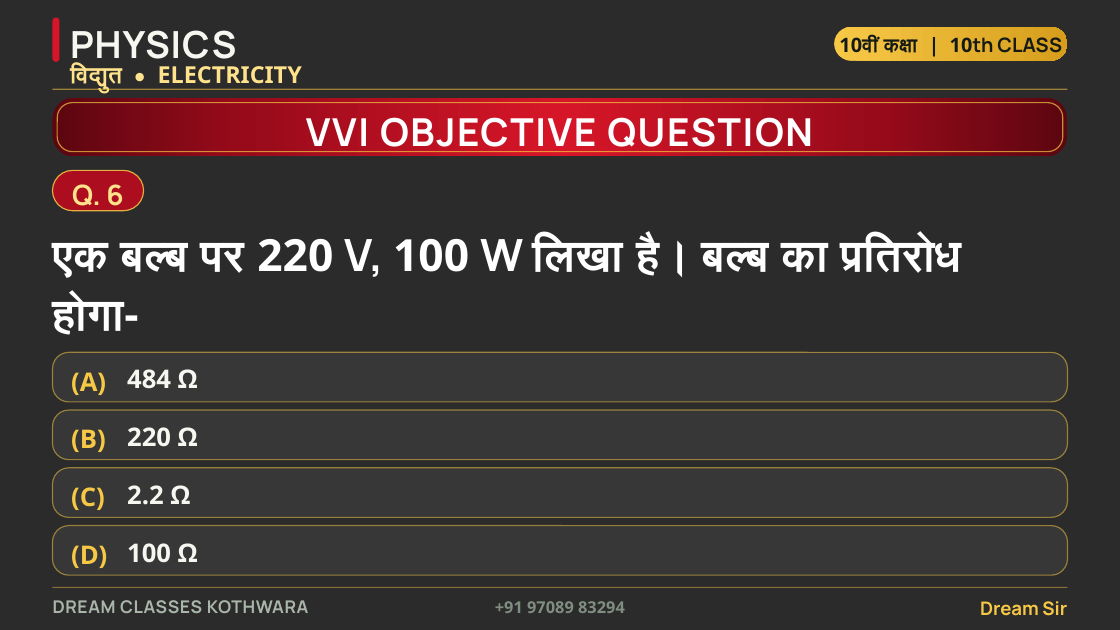
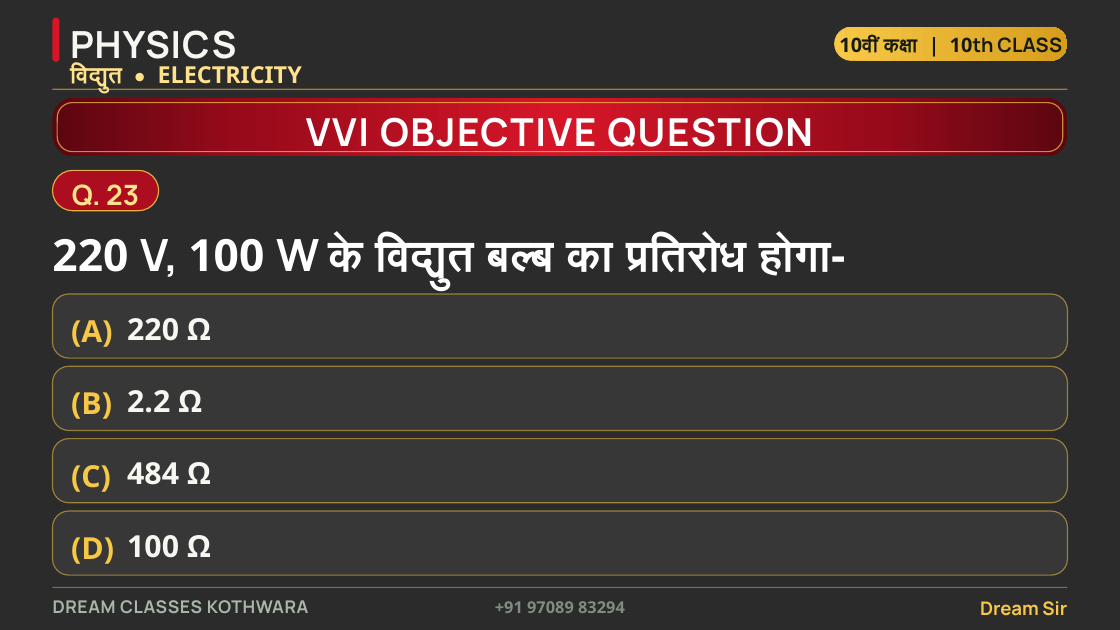
Before and after one commit to funnypawan/ppp, a slide deck: slide 25 of dream-classes-ppt/Dream_Classes_Kothwara_Physics_Ch4_Electricity_VVI_Objective.pptx (slide 8 before the commit). Drawn at 1120x630 pixels with LibreOffice and Linux fonts; fonts in the diff are those of the drawing; background and template pictures are left out; a plain dark background stands for a picture behind light text. Boxes give left, top, right and bottom in pixels: in the first picture for what was removed or moved away, otherwise in the second. Text is boxed around its words. In the diff, an @@ line names an element or a change of style, - is before the commit and + after.

Commit message:
Build Class 10 Physics Ch-4 (विद्युत) VVI objective deck: 32 questions, varied answer positions, answer-key variant, 35/39-slide PPTX

```diff
--- a/dream-classes-ppt/Dream_Classes_Kothwara_Physics_Ch4_Electricity_VVI_Objective.pptx
+++ b/dream-classes-ppt/Dream_Classes_Kothwara_Physics_Ch4_Electricity_VVI_Objective.pptx
@@ rounded rectangle: place and size @@
-rounded rectangle at (52, 171, 143, 211)
+rounded rectangle at (52, 171, 158, 211)
@@ text at (72, 184, 139, 212): text changed @@
-Q. 6
+Q. 23
@@ text at (52, 236, 845, 283): text changed @@
-एक बल्ब पर 220 V, 100 W लिखा है। बल्ब का प्रतिरोध
-होगा-
+220 V, 100 W के विद्युत बल्ब का प्रतिरोध होगा-
@@ proportions changed in 4 elements at (52, 511, 1067, 575), (52, 439, 1067, 502), (52, 366, 1067, 430), (52, 294, 1067, 358) @@
@@ rounded rectangle: place and size @@
-rounded rectangle at (52, 352, 1067, 402)
+rounded rectangle at (52, 294, 1067, 358)
@@ size 22 to 26 pt; line spacing 30.8pt to 36.4pt in 4 elements at (71, 537, 114, 564), (71, 465, 111, 492), (71, 392, 112, 419), (71, 320, 112, 347) @@
@@ text "(A)": place and size @@
-text "(A)" at (71, 372, 106, 395)
+text "(A)" at (71, 320, 112, 347)
@@ text at (127, 318, 211, 341): text changed; size 22 to 26 pt @@
-484 Ω
+220 Ω
@@ rounded rectangle: place and size @@
-rounded rectangle at (52, 410, 1067, 460)
+rounded rectangle at (52, 366, 1067, 430)
@@ text "(B)": place and size @@
-text "(B)" at (71, 429, 106, 452)
+text "(B)" at (71, 392, 112, 419)
@@ text at (127, 390, 202, 413): text changed; size 22 to 26 pt @@
-220 Ω
+2.2 Ω
@@ rounded rectangle: place and size @@
-rounded rectangle at (52, 468, 1067, 518)
+rounded rectangle at (52, 439, 1067, 502)
@@ text "(C)": place and size @@
-text "(C)" at (71, 487, 105, 510)
+text "(C)" at (71, 465, 111, 492)
@@ text at (127, 462, 211, 485): text changed; size 22 to 26 pt @@
-2.2 Ω
+484 Ω
@@ rounded rectangle: place and size @@
-rounded rectangle at (52, 526, 1067, 576)
+rounded rectangle at (52, 511, 1067, 575)
@@ text "(D)": place and size @@
-text "(D)" at (71, 545, 107, 568)
+text "(D)" at (71, 537, 114, 564)
@@ text "100 Ω": place and size @@
-text "100 Ω" at (127, 543, 198, 563)
+text "100 Ω" at (127, 535, 211, 558)
@@ text "100 Ω" at (127, 535, 211, 558): size 22 to 26 pt; line spacing 29pt to 34.5pt @@
```
Also in this commit, not shown: 10 other slides changed, 22 slides added, 35 other files.
